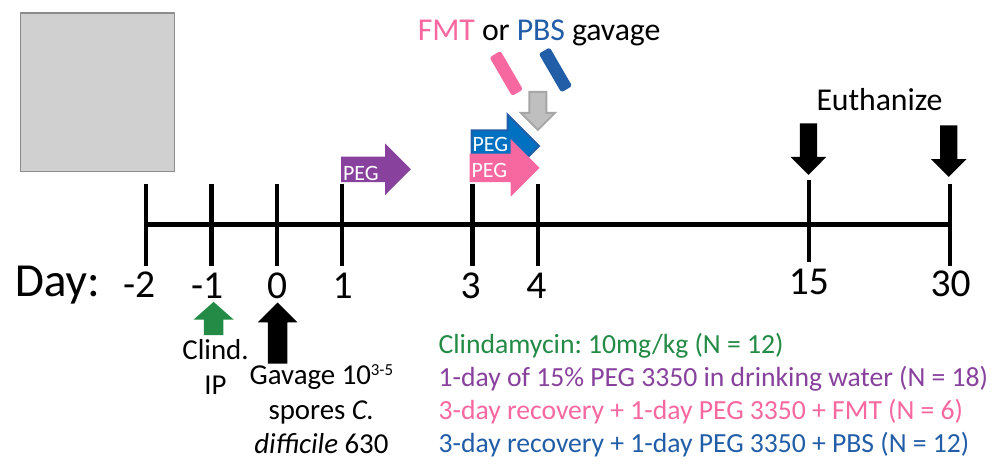
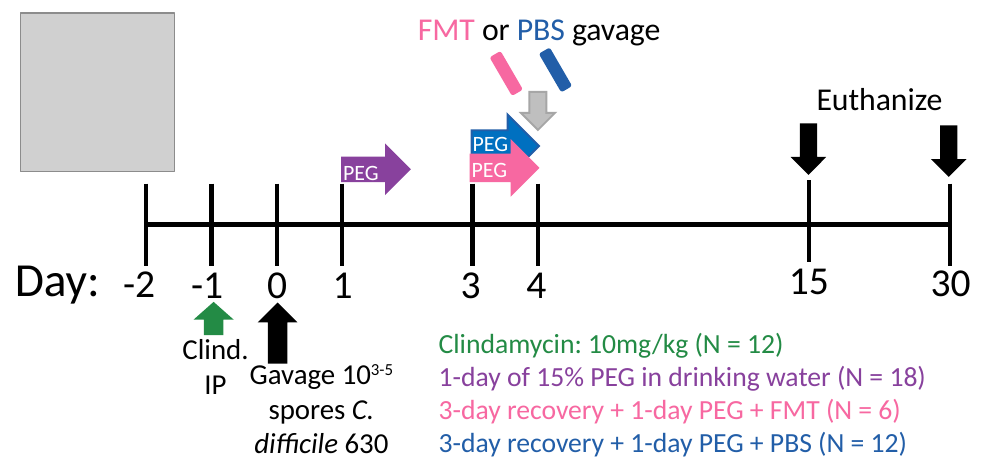
Before and after one commit to SchlossLab/Tomkovich_PEG3350_mSphere_2021, a slide deck: slide 1 of results/figures/post_CDI_PEG_exp_schematic.pptx. Drawn at 1008x474 pixels with LibreOffice and Linux fonts; fonts in the diff are those of the drawing; grey boxes stand for pictures. Boxes give left, top, right and bottom in pixels: in the first picture for what was removed or moved away, otherwise in the second. Text is boxed around its words. In the diff, an @@ line names an element or a change of style, - is before the commit and + after.

```diff
--- a/results/figures/post_CDI_PEG_exp_schematic.pptx
+++ b/results/figures/post_CDI_PEG_exp_schematic.pptx
@@ text at box(439, 366, 926, 457): text changed @@
-1-day of 15% PEG 3350 in drinking water (N = 18)
-3-day recovery + 1-day PEG 3350 + FMT (N = 6)
-3-day recovery + 1-day PEG 3350 + PBS (N = 12)
+1-day of 15% PEG in drinking water (N = 18)
+3-day recovery + 1-day PEG + FMT (N = 6)
+3-day recovery + 1-day PEG + PBS (N = 12)
```
Also in this commit, not shown: 10 other files.
